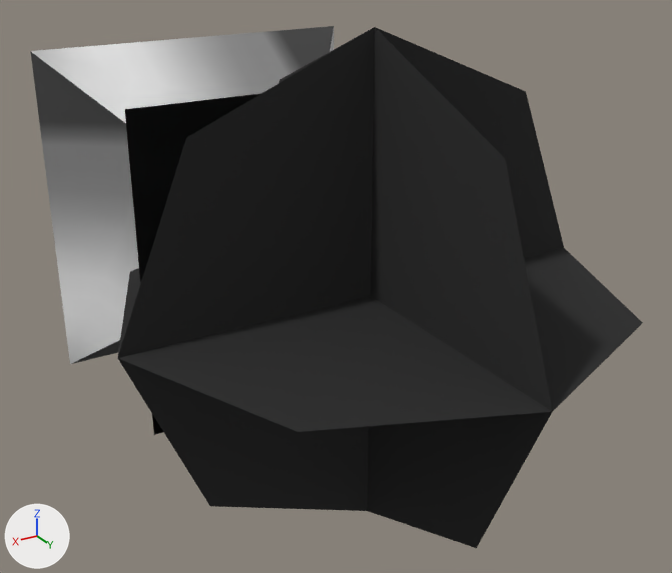
The glTF model packages/client/public/models/fx/shell-mortar.glb, before and after one commit.
The view is the same before and after, from a 50 mm lens placed at (0.168, 0.309, 0.135), pointed at (-0.021, -0.006, -0.022). Arrows for +X, +Y and +Z are at lower left; the lights stay in place. The picture after the commit comes second. Vertices at exactly the same position are counted once.

The scene before the commit, as lines of its bpy script (objects in view):
```python
mat_unit = bpy.data.materials.new('unit')
mat_unit.use_nodes = True; mat_unit.node_tree.nodes.clear()
_N = mat_unit.node_tree.nodes; _L = mat_unit.node_tree.links
n0 = _N.new('ShaderNodeBsdfPrincipled'); n0.name = 'Principled BSDF'
n0.inputs[2].default_value = 1.0  # 'Roughness'
n1 = _N.new('ShaderNodeOutputMaterial'); n1.name = 'Material Output'
n2 = _N.new('ShaderNodeMix'); n2.name = 'Mix'
n2.data_type = 'RGBA'
n2.blend_type = 'MULTIPLY'
n2.inputs[0].default_value = 1.0  # 'Factor'
n3 = _N.new('ShaderNodeVertexColor'); n3.name = 'Color Attribute'
n4 = _N.new('ShaderNodeTexImage'); n4.name = 'Image Texture'
n4.image = img_atlas
_L.new(n0.outputs[0], n1.inputs[0])  # 'BSDF' to 'Surface'
_L.new(n2.outputs[2], n0.inputs[0])  # 'Result' to 'Base Color'
_L.new(n3.outputs[0], n2.inputs[7])  # 'Color' to 'B'
_L.new(n4.outputs[0], n2.inputs[6])  # 'Color' to 'A'
me_hull = bpy.data.meshes.new('hull')
me_hull.from_pydata(...)  # 36 vertices, 54 faces; spans x -0.094..0.094, y -0.205..0.146, z -0.094..0.094
me_hull.materials.append(mat_unit)
ob_root = bpy.data.objects.new('root', me_hull)
ob_root.location = (0.0, 0.0, 0.0)
```
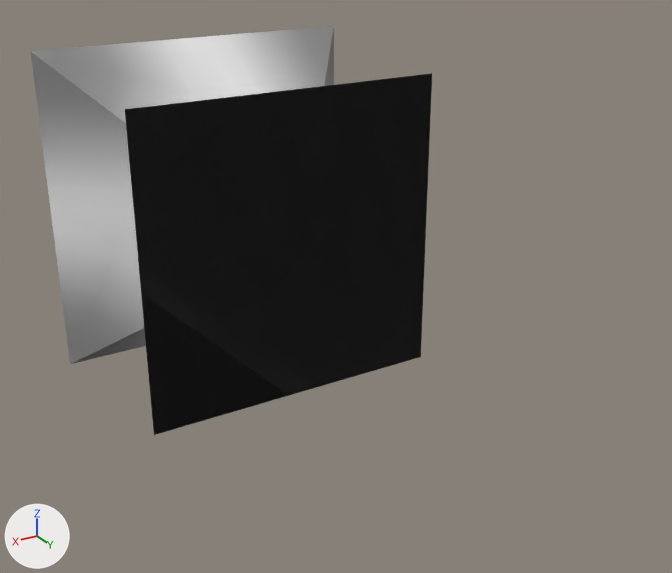
Boxes (x1, y1, x2, y2) around the edits, measured in the pictures (672 x 573 px):
'root', recoloured, reshaped (34% narrower, 22% shorter)
    before: (30, 26, 643, 548)
    after: (30, 26, 432, 435)
part 1 of me_hull, deleted
    before: (118, 27, 643, 548)
part 2 of me_hull, surface changed
    both: (30, 26, 334, 364)

Patch to the scene script:
```diff
--- a/packages/client/public/models/fx/shell-mortar.glb.py
+++ b/packages/client/public/models/fx/shell-mortar.glb.py
@@ mat_unit @@
 mat_unit = bpy.data.materials.new('unit')
-# nodes: BsdfPrincipled, Mix, OutputMaterial, TexImage, VertexColor
+# nodes: BsdfPrincipled, Math x2, OutputMaterial, TexImage
 # uses the picture img_atlas
@@ me_hull @@
 # used by ob_root; location = (0.0, 0.0, 0.0)
-me_hull.from_pydata(...)  # 36 vertices, 54 faces; spans x -0.094..0.094, y -0.205..0.146, z -0.094..0.094
+me_hull.from_pydata(...)  # 17 vertices, 30 faces; spans x -0.072..0.074, y -0.205..-0.002, z -0.074..0.072
+# me_hull part 1: the loose piece of 19 vertices spanning x -0.094..0.094, y -0.041..0.146, z -0.094..0.094 is deleted
+# me_hull part 2: 28 kept faces spanning x -0.072..0.074, y -0.205..-0.002, z -0.074..0.072 get new texture (UV) coordinates
 me_hull.materials.append(mat_unit)
```
